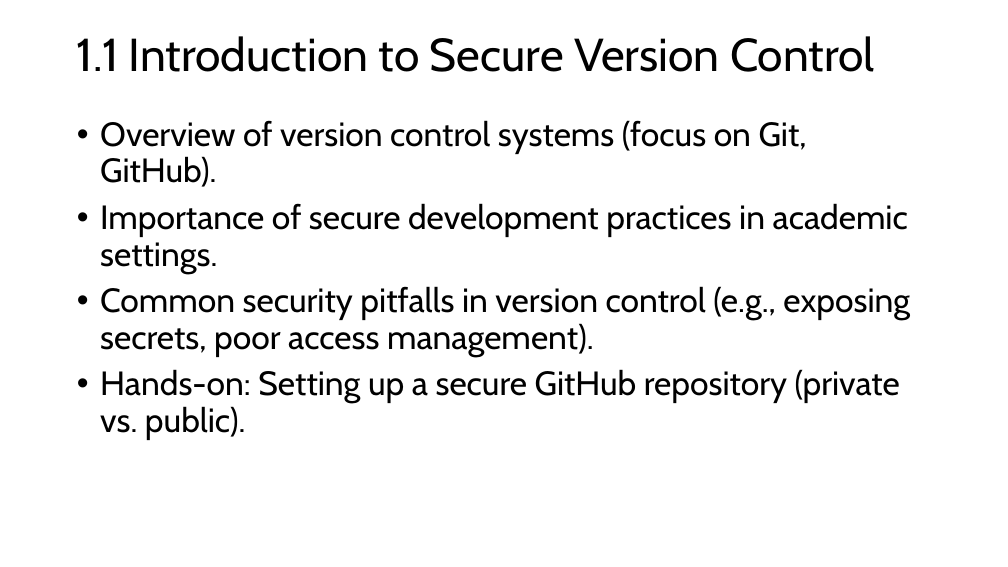
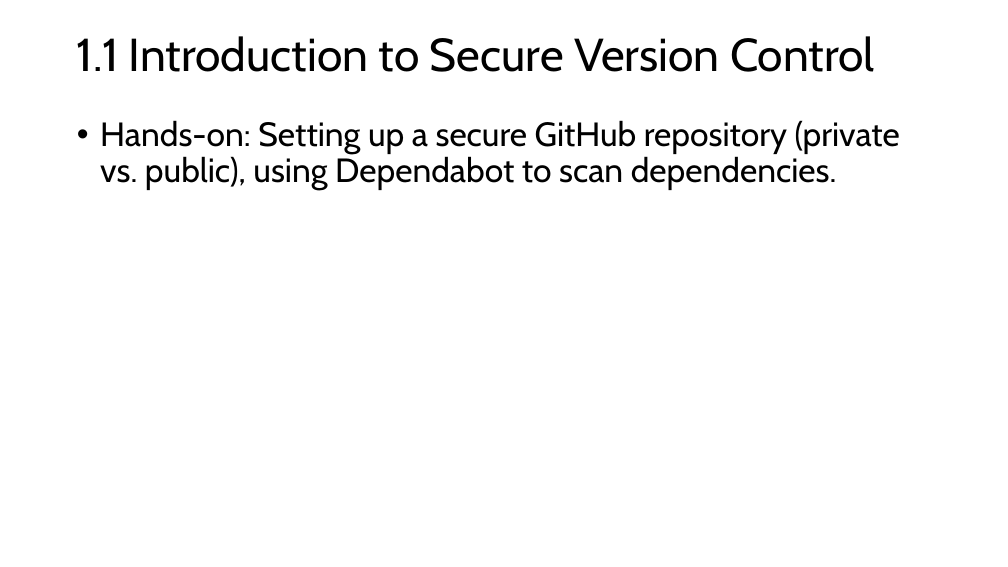
Before and after one commit to FSCJ-FacultyDev/SWC-Columbus-2025, a slide deck: slide 5 of Slides-Day1.pptx (slide 3 before the commit). Drawn at 1008x567 pixels with LibreOffice and Linux fonts; fonts in the diff are those of the drawing. Boxes give left, top, right and bottom in pixels: in the first picture for what was removed or moved away, otherwise in the second. Text is boxed around its words. In the diff, an @@ line names an element or a change of style, - is before the commit and + after.

Commit message:
2/23

```diff
--- a/Slides-Day1.pptx
+++ b/Slides-Day1.pptx
@@ text at (100, 120, 900, 190): text changed @@
-• Overview of version control systems (focus on Git, GitHub).
-• Importance of secure development practices in academic settings.
-• Common security pitfalls in version control (e.g., exposing secrets, poor access management).
-• Hands-on: Setting up a secure GitHub repository (private vs. public).
+• Hands-on: Setting up a secure GitHub repository (private vs. public), using Dependabot to scan dependencies.
```
Also in this commit, not shown: 2 other slides changed, 6 slides added.
